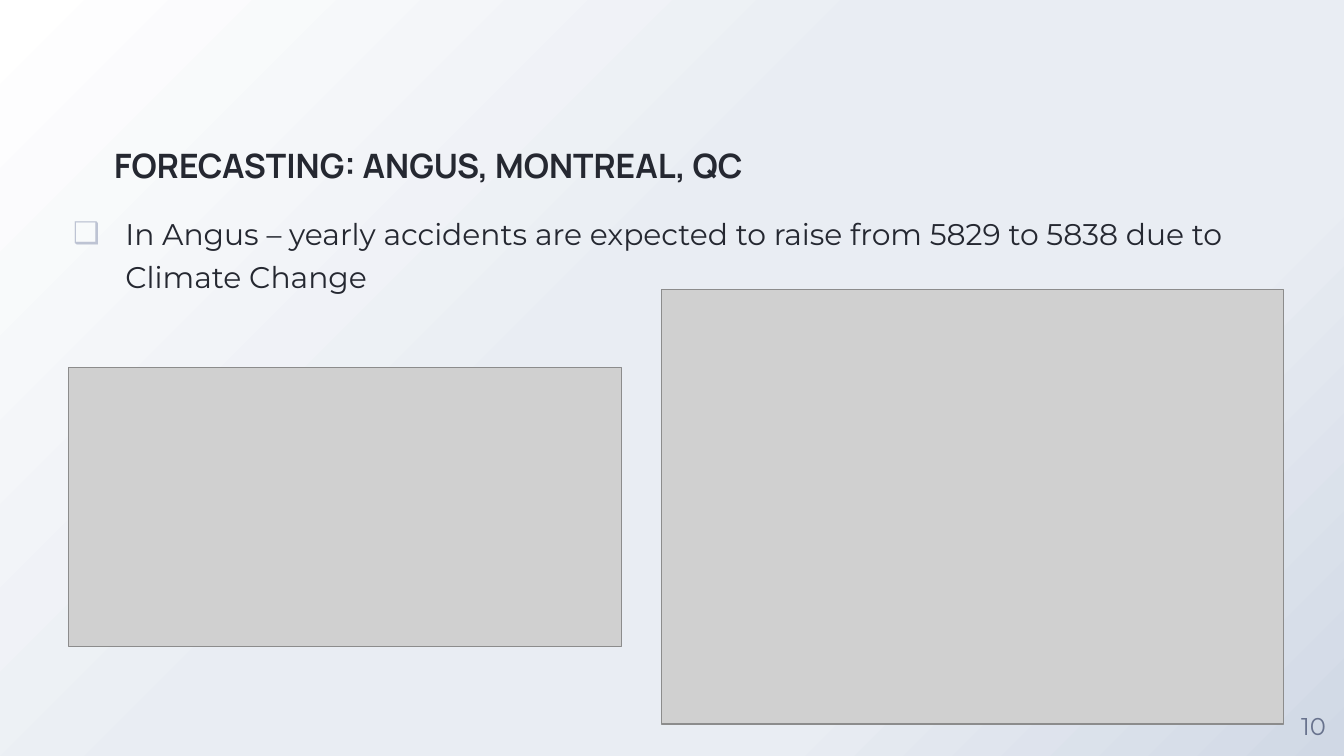
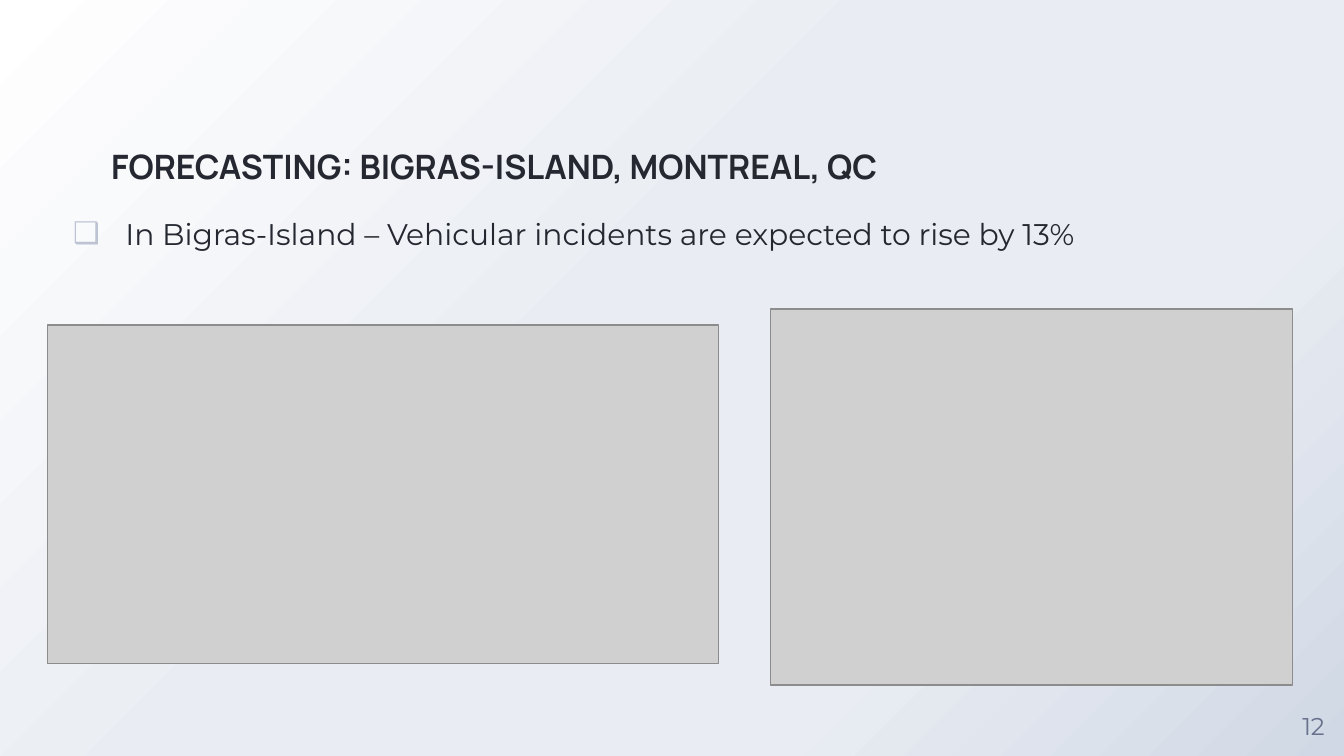
Before and after one commit to oliverfoster27/MilaClimateChangeHackathon2019, a slide deck: slide 12 of Predicting Road Accidents with Climate Data.pptx (slide 10 before the commit). Drawn at 1344x756 pixels with LibreOffice and Linux fonts; fonts in the diff are those of the drawing; grey boxes stand for pictures; background and template pictures are left out. Boxes give left, top, right and bottom in pixels: in the first picture for what was removed or moved away, otherwise in the second. Text is boxed around its words. In the diff, an @@ line names an element or a change of style, - is before the commit and + after.

```diff
--- a/Predicting Road Accidents with Climate Data.pptx
+++ b/Predicting Road Accidents with Climate Data.pptx
@@ title at (111,154,877,184): text changed @@
-FORECASTING: ANGUS, MONTREAL, QC
+FORECASTING: BIGRAS-ISLAND, MONTREAL, QC
@@ text at (125,223,1074,251): text changed @@
-❑ In Angus – yearly accidents are expected to raise from 5829 to 5838 due to Climate Change
+❑ In Bigras-Island – Vehicular incidents are expected to rise by 13%
@@ picture: place and size @@
-picture at (69,367,621,646)
+picture at (47,325,718,664)
@@ picture: place and size @@
-picture at (661,290,1284,724)
+picture at (770,309,1292,685)
@@ page number at (1302,718,1325,735): text changed @@
-10
+12
```
Also in this commit, not shown: 1 other slide changed, 3 slides added, 1 other file.
